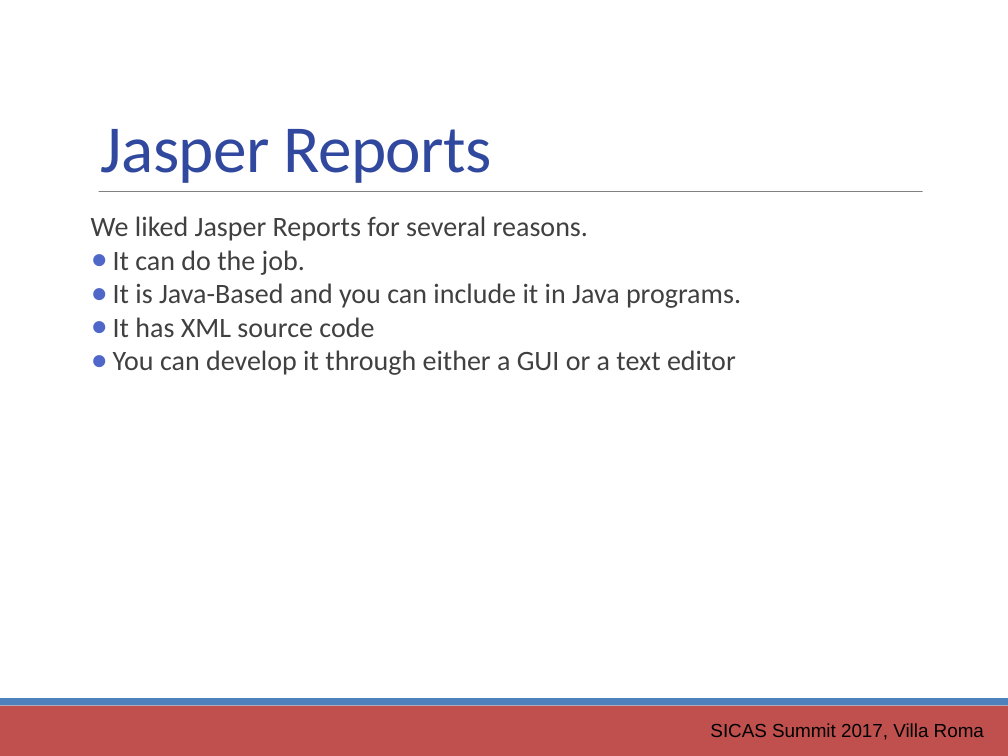
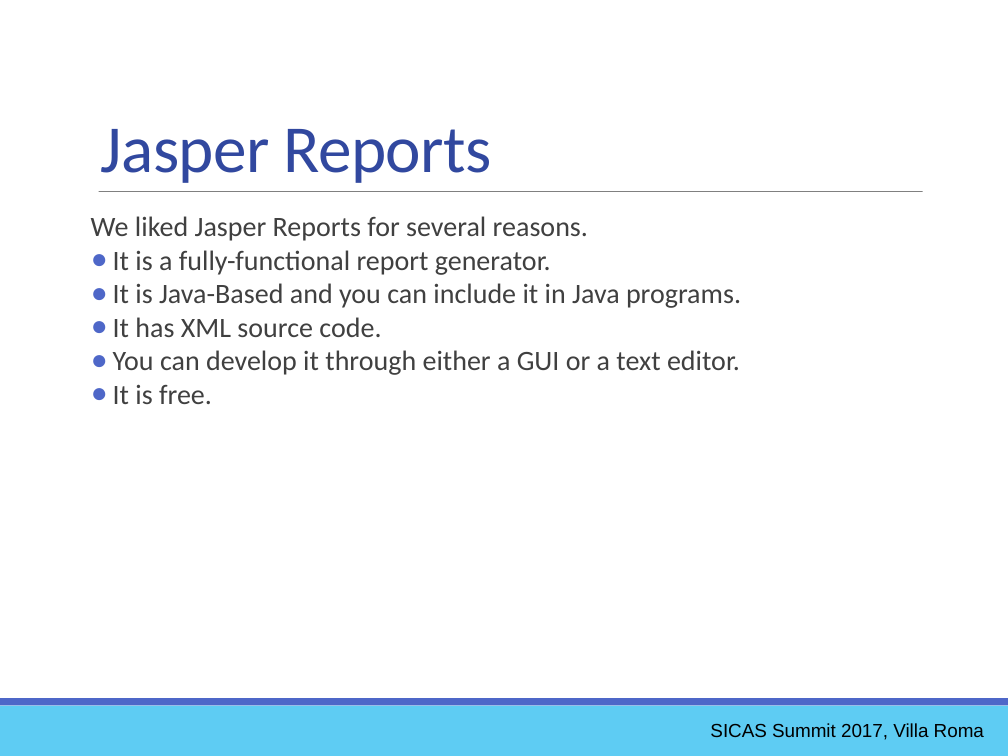
Before and after one commit to ewcole/simple_report, a slide deck: slide 17 of docs/SICAS_2017/Cole_Drop-In Reporting with Groovy.pptx (slide 8 before the commit). Drawn at 1008x756 pixels with LibreOffice and Linux fonts; fonts in the diff are those of the drawing. Boxes give left, top, right and bottom in pixels: in the first picture for what was removed or moved away, otherwise in the second. Text is boxed around its words. In the diff, an @@ line names an element or a change of style, - is before the commit and + after.

```diff
--- a/docs/SICAS_2017/Cole_Drop-In Reporting with Groovy.pptx
+++ b/docs/SICAS_2017/Cole_Drop-In Reporting with Groovy.pptx
@@ text at <box>113,250,551,275</box>: text changed @@
-● It can do the job.
+● It is a fully-functional report generator.
@@ text at <box>113,317,740,404</box>: text changed @@
-● It has XML source code
-● You can develop it through either a GUI or a text editor
+● It has XML source code.
+● You can develop it through either a GUI or a text editor.
+● It is free.
@@ rectangle at <box>0,706,1008,756</box>: fill #C0504D to #5ECCF3 @@
@@ rectangle at <box>0,699,1008,706</box>: fill #4F81BD to #4E67C8 @@
```
Also in this commit, not shown: 38 other slides changed, 8 slides added, 1 slide removed, 8 other files.
